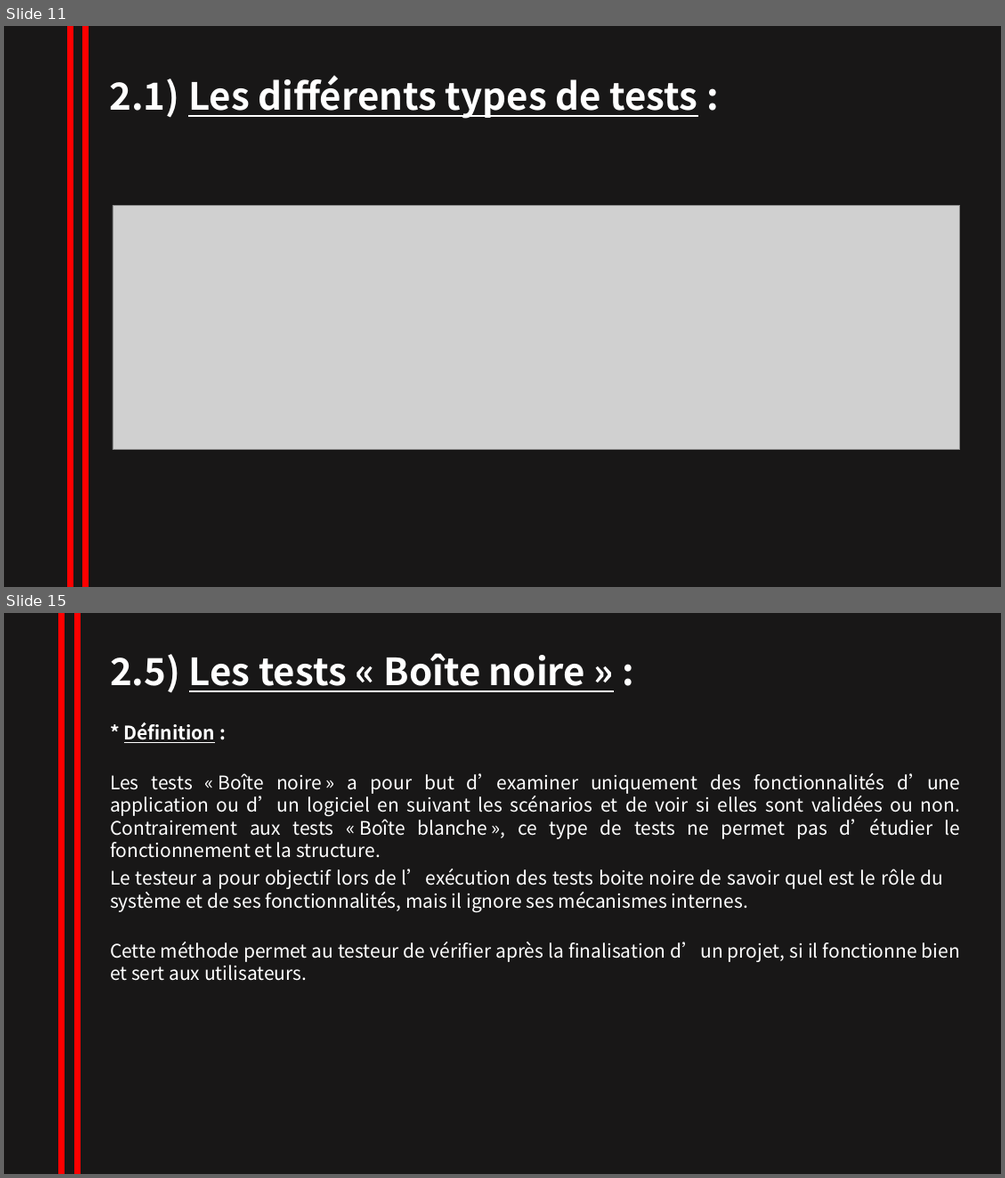
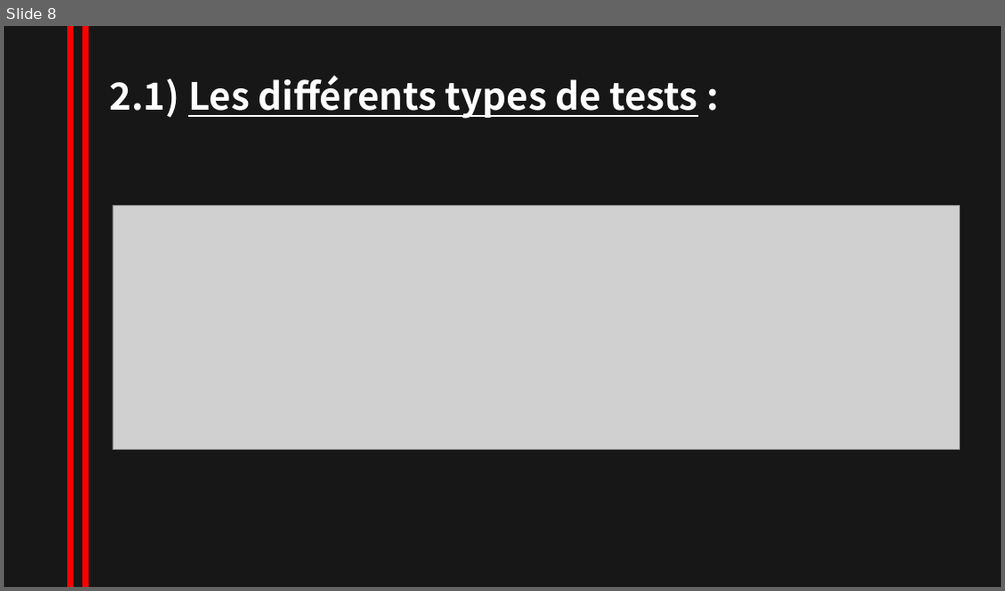
Before and after one commit to NesrineZitouni11/nesrine_zitouni, a slide deck: TRAVAUX/powerpointRevisionISTQB.pptx. Shown one above the other, each under a label of ours: slides 11 and 15 before the commit, slide 8 after it; the slides between them are not shown. The pictures are 1005x1178 and 1005x591 pixels, drawn with LibreOffice and Linux fonts; fonts in the diff are those of the drawing; grey boxes stand for pictures. Boxes give left, top, right and bottom in pixels: in the first picture for what was removed or moved away, otherwise in the second. Text is boxed around its words. In the diff, an @@ line names an element or a change of style, - is before the commit and + after.

```diff
--- a/TRAVAUX/powerpointRevisionISTQB.pptx
+++ b/TRAVAUX/powerpointRevisionISTQB.pptx
@@ slide 15 removed at box(4, 613, 1001, 1174), background #181717 @@
@@ line removed from (61, 613) to (61, 1174) @@
@@ line removed from (77, 613) to (77, 1174) @@
@@ text removed at box(110, 653, 585, 693) @@
-2.5) Les tests « Boîte noire » :
@@ text removed at box(124, 722, 216, 743) @@
-* Définition :
@@ text removed at box(110, 773, 961, 839) @@
-Les tests « Boîte noire » a pour but d’examiner uniquement des fonctionnalités d’une application ou d’un logiciel en suivant les scénarios et de voir si elles sont validées ou non. Contrairement aux tests « Boîte blanche », ce type de tests ne permet pas d’étudier le fonctionnement et la structure.
@@ text removed at box(110, 868, 944, 912) @@
-Le testeur a pour objectif lors de l’exécution des tests boite noire de savoir quel est le rôle du système et de ses fonctionnalités, mais il ignore ses mécanismes internes.
@@ text removed at box(110, 941, 960, 981) @@
-Cette méthode permet au testeur de vérifier après la finalisation d’un projet, si il fonctionne bien et sert aux utilisateurs.
@@ what was slide 11 is now slide 8 @@
```
Also in this commit, not shown: 2 slides changed, 5 slides added, 14 other slides removed.
